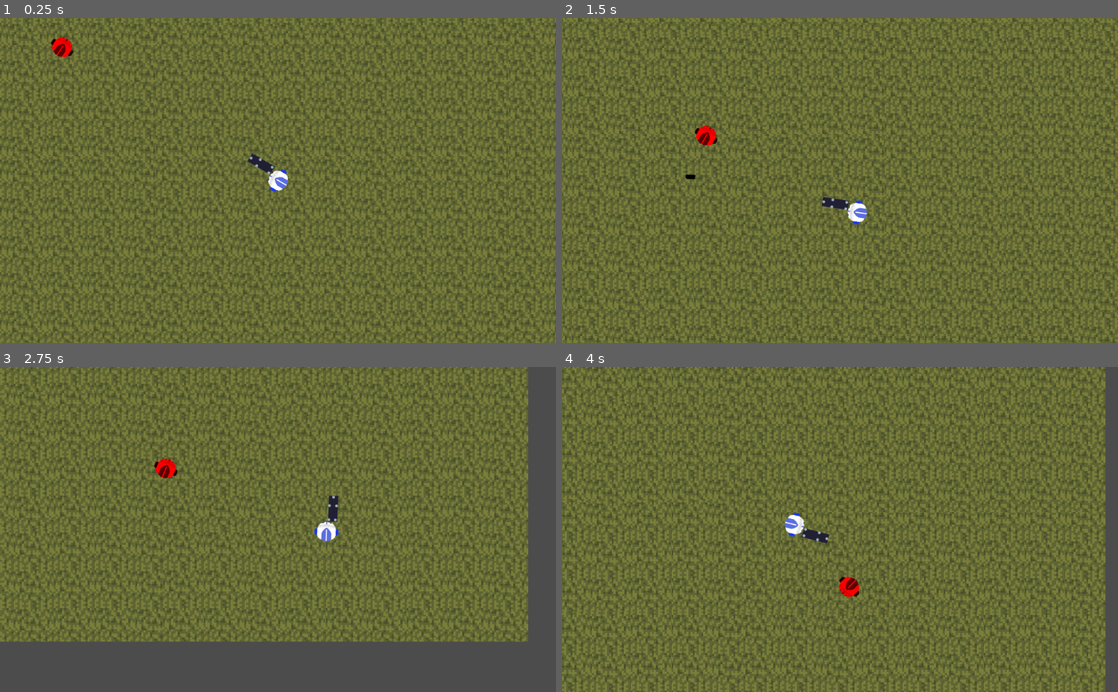
Above: before the commit, frames 1-4 (two rows, left to right).
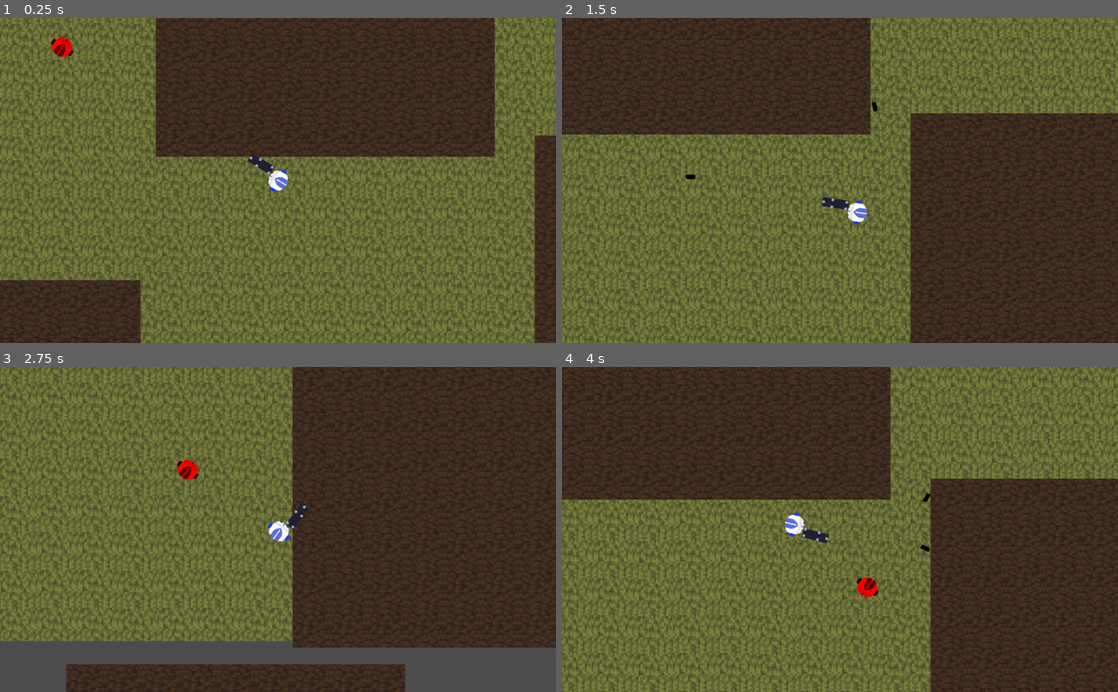
Above: after the commit, the same moments.

Repository: mikolajlubiak/hotroyal
Game: Godot game, scene res://Main.tscn
Two runs of this game, one before a commit and one after it. Both use one fixed random seed, a clock stepped at 60 frames per second and the inputs below.
Inputs (mouse positions are in pixels of both pictures, inside the frame that each line leads up to):
- Up to frame 1 (0.25 s): no input
- Up to frame 2 (1.5 s): move the mouse to (962, 164) at 0.52 s; hold D (ui_right) 0.53-1.28 s; click (962, 164) at 0.6 s; move the mouse to (728, 196) at 1.27 s; hold S (ui_down) from 1.28 s (still down); click (728, 196) at 1.35 s
- Up to frame 3 (2.75 s): move the mouse to (333, 458) at 2.02 s; release S (ui_down) at 2.03 s; hold D (ui_right) from 2.03 s (still down); click (333, 458) at 2.1 s
- Up to frame 4 (4 s): move the mouse to (812, 594) at 2.77 s; release D (ui_right) at 2.78 s; hold W (ui_up) 2.78-3.53 s; click (812, 594) at 2.85 s; move the mouse to (1006, 578) at 3.52 s; hold A (ui_left) from 3.53 s (still down); click (1006, 578) at 3.6 s

The runs differ from the first frame. In frame 1, 33% of the frame differs, in the area x 0-100%, y 0-100%; in frame 2, 46%; in frame 3, 58%; in frame 4, 62%.

Commit message:
dodałem ściany/przeszkody

Diff:
--- a/Main.tscn
+++ b/Main.tscn
@@ -1,10 +1,11 @@
-[gd_scene load_steps=8 format=2]
+[gd_scene load_steps=9 format=2]
 
 [ext_resource path="res://Sprites/player.png" type="Texture" id=1]
 [ext_resource path="res://Sprites/weapon.png" type="Texture" id=2]
 [ext_resource path="res://Sprites/grass.png" type="Texture" id=3]
 [ext_resource path="res://movement.gd" type="Script" id=4]
 [ext_resource path="res://Enemy.tscn" type="PackedScene" id=5]
+[ext_resource path="res://wall.tres" type="TileSet" id=6]
 
 [sub_resource type="RectangleShape2D" id=1]
 extents = Vector2( 36.4995, 55.7176 )
@@ -41,6 +42,12 @@
 position = Vector2( 1300, 0 )
 texture = ExtResource( 3 )
 
+[node name="TileMap" type="TileMap" parent="."]
+tile_set = ExtResource( 6 )
+cell_size = Vector2( 1, 1 )
+format = 1
+tile_data = PoolIntArray( -25231046, -1610612736, 0, 16385012, -1610612736, 0, 33947310, -1610612736, 0, 62587475, -1610612736, 0 )
+
 [node name="Player" type="KinematicBody2D" parent="."]
 position = Vector2( 539, 334 )
 script = ExtResource( 4 )
--- a/wall.tscn
+++ b/wall.tscn
@@ -12,6 +12,7 @@
 
 [node name="Sprite" type="Sprite" parent="."]
 modulate = Color( 0.588235, 0.392157, 0.588235, 1 )
+scale = Vector2( 0.1, 0.1 )
 texture = ExtResource( 1 )
 
 [node name="StaticBody2D" type="StaticBody2D" parent="Sprite"]
